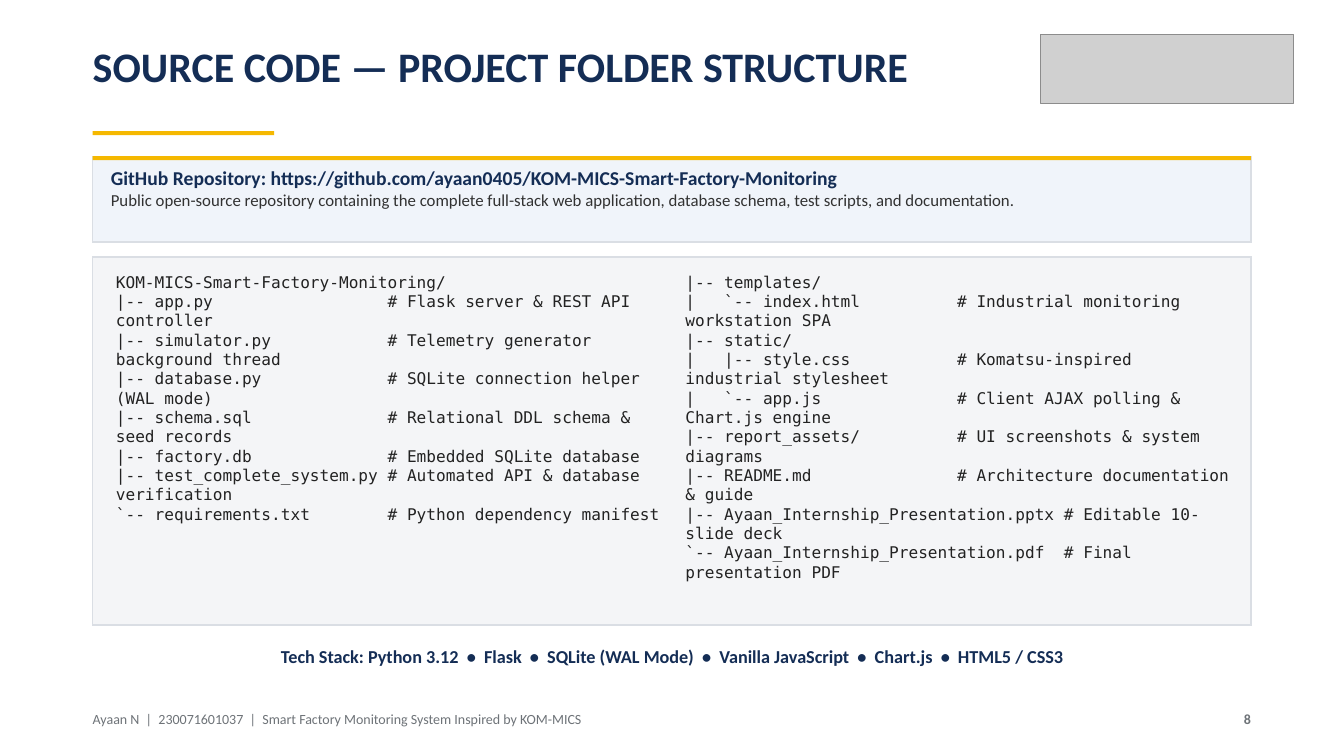
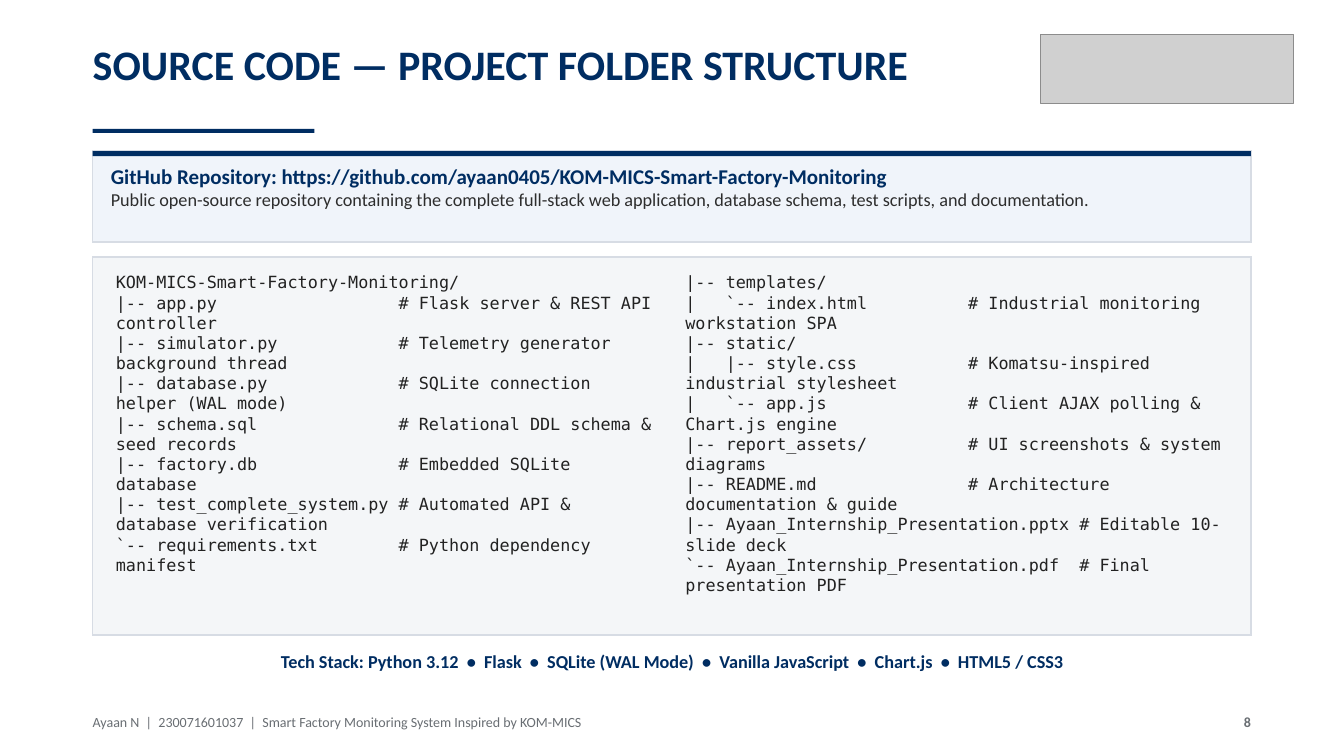
Before and after one commit to ayaan0405/KOM-MICS-Smart-Factory-Monitoring, a slide deck: slide 8 of Ayaan_Internship_Presentation.pptx. Drawn at 1344x756 pixels with LibreOffice and Linux fonts; fonts in the diff are those of the drawing; grey boxes stand for pictures. Boxes give left, top, right and bottom in pixels: in the first picture for what was removed or moved away, otherwise in the second. Text is boxed around its words. In the diff, an @@ line names an element or a change of style, - is before the commit and + after.

Commit message:
Apply user feedback: change all yellows to Komatsu Blue, remove awkward logo, enlarge fonts to eliminate empty space across all cards

```diff
--- a/Ayaan_Internship_Presentation.pptx
+++ b/Ayaan_Internship_Presentation.pptx
@@ text "SOURCE CODE — PROJECT FOLDER ..." at (93,52,908,81): text colour #142D55 to #002D62 @@
@@ rectangle at (93,129,315,133): fill #F5B800 to #002D62 @@
@@ rectangle: place and size @@
-rectangle at (93,131,274,135)
+rectangle at (93,129,315,133)
@@ rectangle: place and size @@
-rectangle at (93,156,1251,242)
+rectangle at (93,151,1251,242)
@@ rectangle at (93,151,1251,242): outline #DADEE4 1 pt to #D7DCE4 1 pt @@
@@ rectangle: place and size @@
-rectangle at (93,156,1251,160)
+rectangle at (93,151,1251,156)
@@ rectangle at (93,151,1251,156): fill #F5B800 to #002D62 @@
@@ text "GitHub Repository: https://github.com/ayaan0405/KOM-MICS-Sma ..." at (111,169,1088,209): size 14 to 15 pt, text colour #142D55 to #002D62 in "GitHub Repository: https://github.com/ayaan0405/KOM-MICS-Sma ..."; size 12 to 13 pt, text colour #323232 to #2D2D2D in "Public open-source repository containing the complete full-s ..." @@
@@ rectangle: place and size @@
-rectangle at (93,257,1251,625)
+rectangle at (93,257,1251,635)
@@ rectangle at (93,257,1251,635): fill #F4F5F7 to #F4F6F8; outline #DADEE4 1 pt to #D7DCE4 1 pt @@
@@ text "KOM-MICS-Smart-Factory-Monitoring/ |-- app.py # Flask ..." at (116,275,651,572): size 11.5 to 12 pt @@
@@ text "|-- templates/ | `-- index.html ..." at (685,275,1221,595): size 11.5 to 12 pt @@
@@ text "Tech Stack: Python 3.12 • ..." at (281,654,1063,671): text colour #142D55 to #002D62 @@
@@ text "Ayaan N | 230071601037 | ..." at (93,717,581,730): text colour #6E7378 to #696E73 @@
@@ text "8" at (1244,717,1251,727): text colour #6E7378 to #696E73 @@
```
Also in this commit, not shown: 9 other slides changed, 11 other files.
